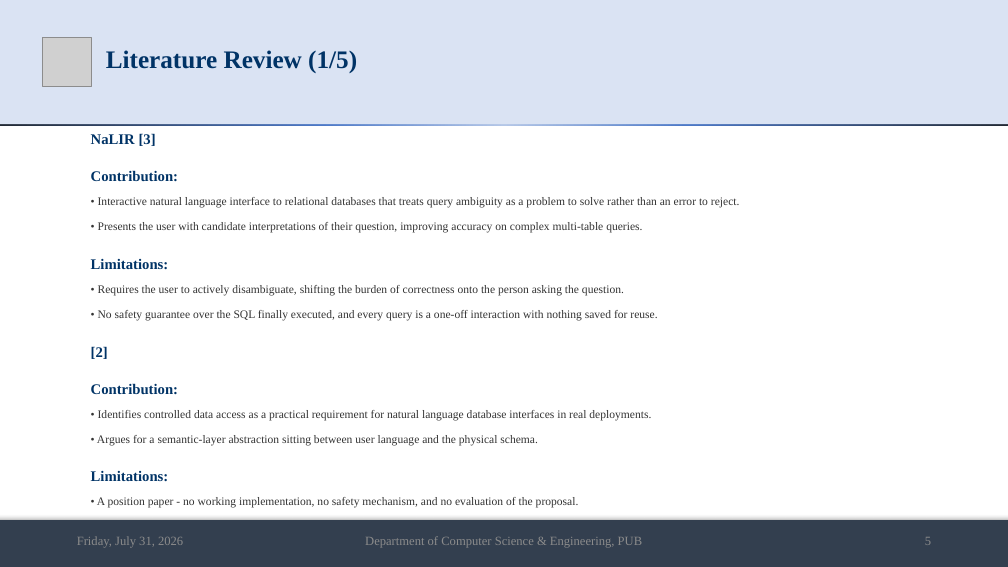
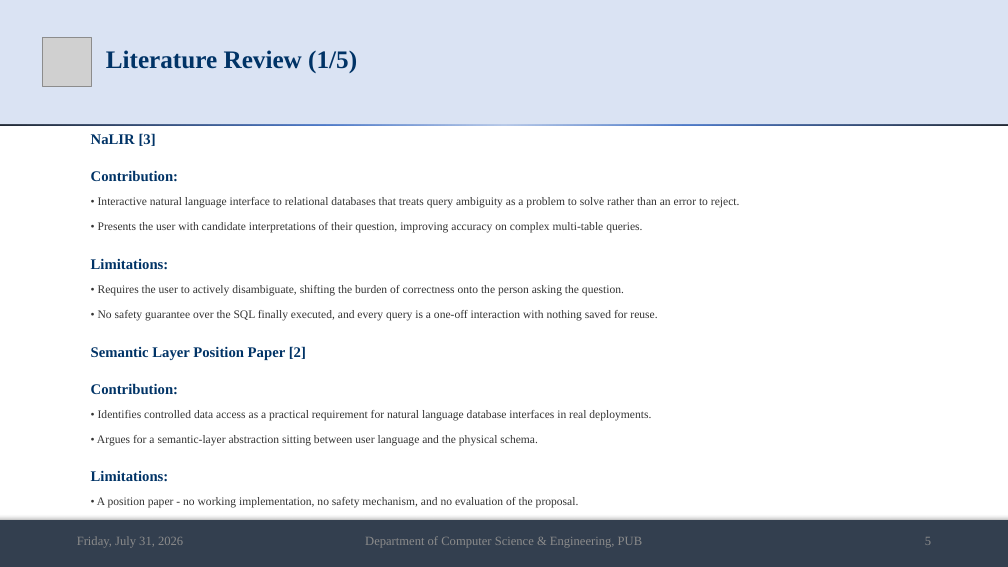
Before and after one commit to md-riaz/AEGIS-Research, a slide deck: slide 5 of docs/scripts/Md_Riaz_Mid_Defense_Final_0322310105101024.pptx. Drawn at 1008x567 pixels with LibreOffice and Linux fonts; fonts in the diff are those of the drawing; grey boxes stand for pictures. Boxes give left, top, right and bottom in pixels: in the first picture for what was removed or moved away, otherwise in the second. Text is boxed around its words. In the diff, an @@ line names an element or a change of style, - is before the commit and + after.

```diff
--- a/docs/scripts/Md_Riaz_Mid_Defense_Final_0322310105101024.pptx
+++ b/docs/scripts/Md_Riaz_Mid_Defense_Final_0322310105101024.pptx
@@ text at (91,346,306,360): text changed @@
-[2]
+Semantic Layer Position Paper [2]
```
Also in this commit, not shown: 4 other slides changed, 1 other file.
